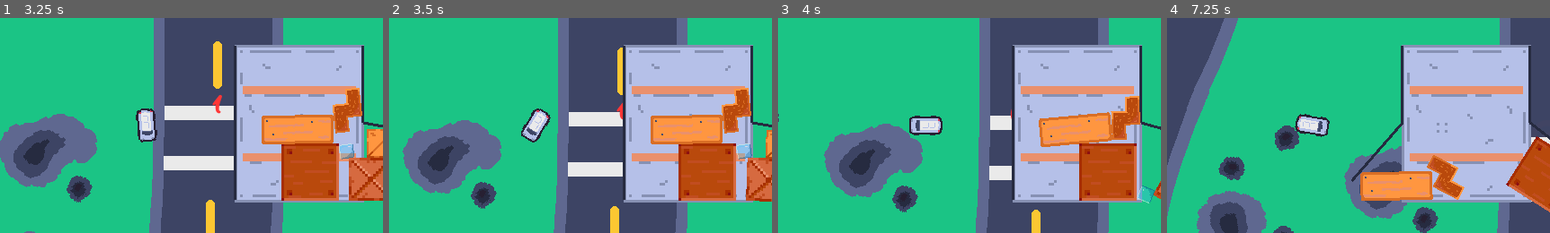
Above: before the commit, frames 1-4 (left to right).
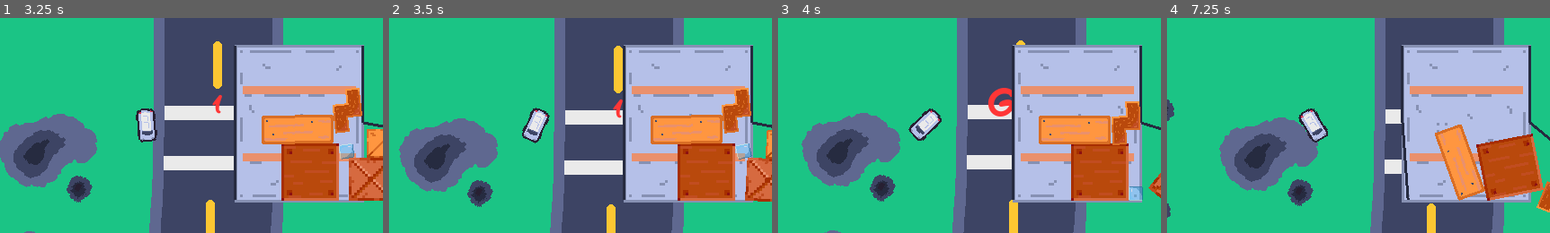
Above: after the commit, the same moments.

Repository: grace125/u-haul_u-surper
Game: Godot game, scene res://src/main_menu/main_menu.tscn
The game is run twice, just before and just after one commit, with the same random seed, the same clock (stepped at 60 frames per second) and the same inputs.
Inputs:
- Up to frame 1 (3.25 s): click "Start" at 0.5 s; hold Right (Right) 1.28-2.03 s; hold S (Backward) 2.03-2.78 s; hold Right (Right) from 2.78 s (still down)
- Up to frame 2 (3.5 s): keep holding Right (Right)
- Up to frame 3 (4 s): release Right (Right) at 3.53 s; hold Up (Forward) from 3.53 s (still down)
- Up to frame 4 (7.25 s): release Up (Forward) at 4.28 s; hold A (Left) 4.28-5.78 s; hold S (Backward) 5.78-6.53 s; hold Right (Right) from 6.53 s (still down)

Frame 1 is identical in both runs. In frame 2, 6.3% of the frame differs, in the area x 2-100%, y 0-100%; in frame 3, 25%; in frame 4, 47%, in the area x 0-100%, y 0-100%.

Commit message:
Add resistance when driving off-road

Diff:
--- /dev/null
+++ b/src/game/main_race.gd
@@ -0,0 +1,28 @@
+extends Node2D
+
+@onready var car = $CanvasLayer1/car
+@onready var rivers = $CanvasLayer1/testing_track/river
+@onready var road = $CanvasLayer1/testing_track/road
+
+# Called when the node enters the scene tree for the first time.
+func _ready():
+	rivers.car_fallen_in_river.connect(car_river_moment)
+	road.body_entered.connect(road_entered)
+	road.body_exited.connect(road_exited)
+
+func car_river_moment():
+	print("game over!")
+
+func road_exited(node):
+	if node == car:
+		car.linear_damp = 4;
+		car.angular_damp = 4;
+
+func road_entered(node):
+	if node == car:
+		car.linear_damp = 1;
+		car.angular_damp = 1;
+
+# Called every frame. 'delta' is the elapsed time since the previous frame.
+func _process(delta):
+	pass
--- a/src/game/main_race.tscn
+++ b/src/game/main_race.tscn
@@ -1,5 +1,6 @@
-[gd_scene load_steps=6 format=3 uid="uid://dfrd4hnq4ihj6"]
+[gd_scene load_steps=7 format=3 uid="uid://fjhovfng8sfj"]
 
+[ext_resource type="Script" path="res://src/game/main_race.gd" id="1_65pml"]
 [ext_resource type="PackedScene" uid="uid://bfodx4j2nphf1" path="res://src/racetracks/testing_track.tscn" id="1_80o6r"]
 [ext_resource type="PackedScene" uid="uid://cysr2jfgo5j8w" path="res://src/car/car.tscn" id="2_avf7a"]
 [ext_resource type="PackedScene" uid="uid://co8xua22svrag" path="res://src/Container/Container.tscn" id="3_5hq5e"]
@@ -7,6 +8,7 @@
 [ext_resource type="Script" path="res://src/game/start_text.gd" id="4_xbrsb"]
 
 [node name="Race" type="Node2D"]
+script = ExtResource("1_65pml")
 metadata/_edit_lock_ = true
 
 [node name="CanvasLayer1" type="CanvasLayer" parent="."]
--- a/src/game/main_scene_car.gd
+++ b/src/game/main_scene_car.gd
@@ -1,11 +1,13 @@
 extends Car
 
 
-# Called when the node enters the scene tree for the first time.
 func _ready():
-	pass # Replace with function body.
+	super._ready()
 
+func _process(delta):
+	super._process(delta)
 
-# Called every frame. 'delta' is the elapsed time since the previous frame.
-func _process(delta):
+func _on_body_entered_main(body):
+	if body is River:
+		print("AAAAAA")
 	pass
--- a/src/racetracks/testing_track.tscn
+++ b/src/racetracks/testing_track.tscn
@@ -23,7 +23,8 @@
 metadata/_edit_lock_ = true
 
 [node name="road" type="Area2D" parent="."]
-visible = false
+collision_layer = 0
+collision_mask = 2
 
 [node name="CollisionPolygon2D" type="CollisionPolygon2D" parent="road"]
 polygon = PackedVector2Array(951, 306, 951, 37, 942, -79, 902, -131, 831, -163, 714, -224, 677, -311, 673, -441, 669, - …(2663 unchanged characters)…
@@ -35,18 +36,24 @@
 
 [node name="part1" type="Area2D" parent="river"]
 position = Vector2(978, -520)
+collision_layer = 0
+collision_mask = 2
 
 [node name="CollisionPolygon2D" type="CollisionPolygon2D" parent="river/part1"]
 polygon = PackedVector2Array(-263, 188, -53, -35, 119, -154, 258, -202, 267, -118, 148, -61, 3, 28, -156, 165, -237, 217)
 
 [node name="part2" type="Area2D" parent="river"]
 position = Vector2(-85, 81)
+collision_layer = 0
+collision_mask = 2
 
 [node name="CollisionPolygon2D" type="CollisionPolygon2D" parent="river/part2"]
 polygon = PackedVector2Array(584, -251, 602, -207, 331, -125, 170, -69, 13, -10, -76, 42, -184, 106, -255, 167, -311, 239, -350, 348, -400, 464, -466, 569, -512, 565, -449, 478, -398, 350, -354, 226, -278, 128, -177, 47, -31, -44, 149, -126, 276, -173, 376, -187, 518, -222)
 
 [node name="part3" type="Area2D" parent="river"]
 position = Vector2(-724, 1085)
+collision_layer = 0
+collision_mask = 2
 
 [node name="CollisionPolygon2D" type="CollisionPolygon2D" parent="river/part3"]
 polygon = PackedVector2Array(34, -249, -5, -34, -29, 125, -34, 187, 9, 200, 11, 110, 26, 8, 55, -113, 83, -237)
